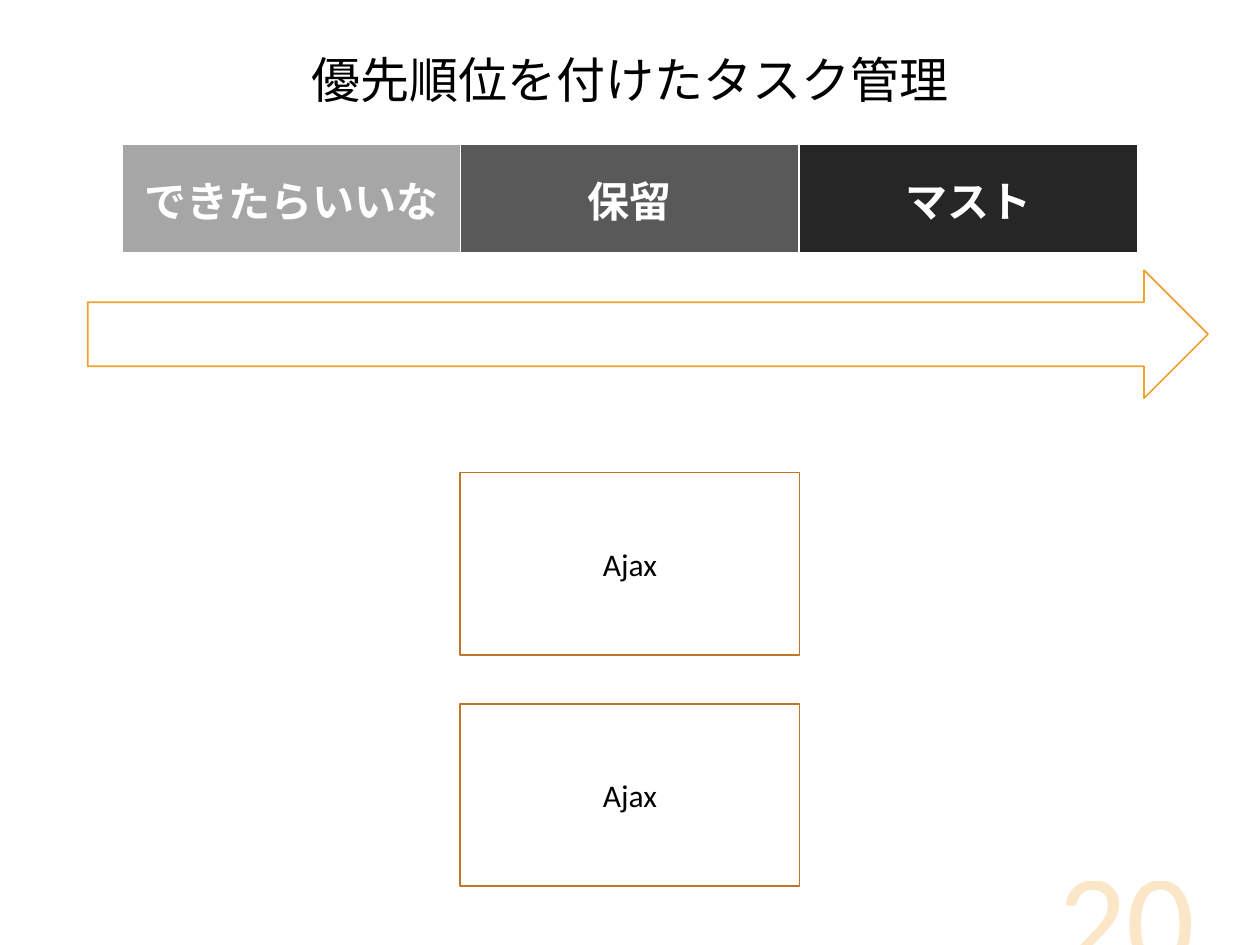
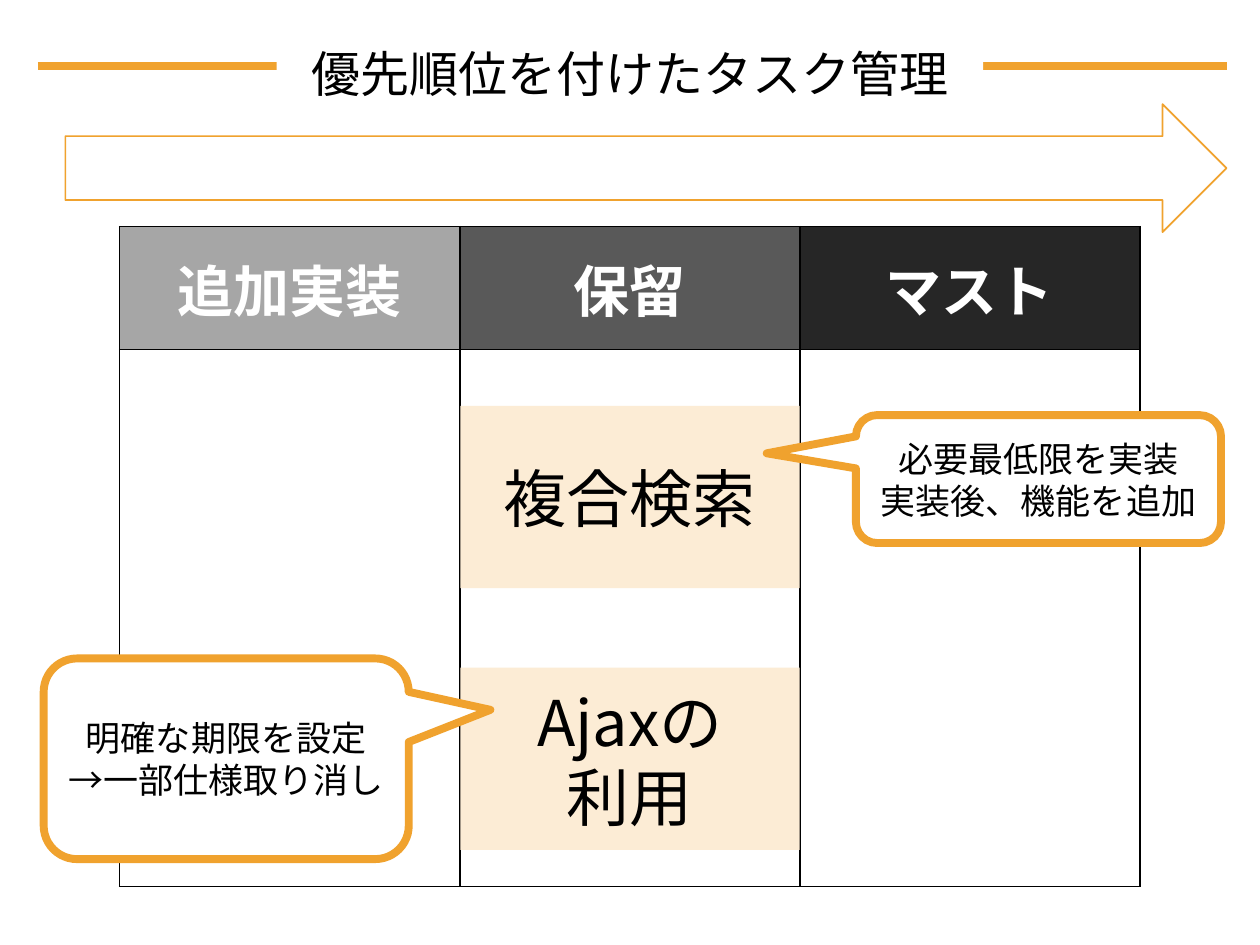
Before and after one commit to DOJO-2021/D-2, a slide deck: slide 24 of documents/プレゼン/Knowledge Holder_清書版.pptx (slide 20 before the commit). Drawn at 1260x945 pixels with LibreOffice and Linux fonts; fonts in the diff are those of the drawing. Boxes give left, top, right and bottom in pixels: in the first picture for what was removed or moved away, otherwise in the second. Text is boxed around its words. In the diff, an @@ line names an element or a change of style, - is before the commit and + after.

Commit message:
#128

```diff
--- a/documents/プレゼン/Knowledge Holder_清書版.pptx
+++ b/documents/プレゼン/Knowledge Holder_清書版.pptx
@@ text "優先順位を付けたタスク管理": place and size @@
-text "優先順位を付けたタスク管理" at box(312, 56, 948, 102)
+text "優先順位を付けたタスク管理" at box(312, 50, 948, 96)
@@ line added from (38, 66) to (1226, 66), #F0A22E 4.5 pt @@
@@ right arrow: place and size @@
-right arrow at box(88, 270, 1208, 398)
+right arrow at box(66, 105, 1227, 233)
@@ table at box(120, 227, 1140, 887) @@
-row 1: できたらいいな | 保留 | マスト
+row 1: 追加実装 | 保留 | マスト
+row 2:  |  | 
@@ table: place and size @@
-table at box(122, 144, 1139, 253)
+table at box(120, 227, 1140, 887)
@@ rectangle "複合検索" at box(460, 406, 799, 588): fill #FFFFFF to #FCECD5; outline #C17529 1 pt to none @@
@@ rectangle "複合検索": place and size @@
-rectangle "複合検索" at box(460, 472, 799, 655)
+rectangle "複合検索" at box(460, 406, 799, 588)
@@ rounded speech box added at box(856, 415, 1221, 543), fill #FFFFFF, outline #F0A22E 4.5 pt, 20 pt, text #000000 @@
+必要最低限を実装
+実装後、機能を追加
@@ text in rectangle at box(504, 469, 756, 528): text changed; size 18 to 36 pt; font Calibri to Noto Sans CJK JP @@
-Ajax
+複合検索
@@ rounded speech box added at box(44, 659, 410, 859), fill #FFFFFF, outline #F0A22E 4.5 pt, 20 pt, text #000000 @@
+明確な期限を設定
+→一部仕様取り消し
@@ rectangle "Ajaxの": place and size @@
-rectangle "Ajaxの" at box(460, 704, 799, 887)
+rectangle "Ajaxの" at box(460, 668, 799, 850)
@@ rectangle "Ajaxの" at box(460, 668, 799, 850): fill #FFFFFF to #FCECD5; outline #C17529 1 pt to none @@
@@ text in rectangle at box(537, 697, 722, 826): text changed; size 18 to 36 pt; font Calibri to Noto Sans CJK JP @@
-Ajax
+Ajaxの
+利用
@@ page number removed at box(906, 810, 1208, 945) @@
-20
```
Also in this commit, not shown: 22 other slides changed, 6 slides added, 2 slides removed.
